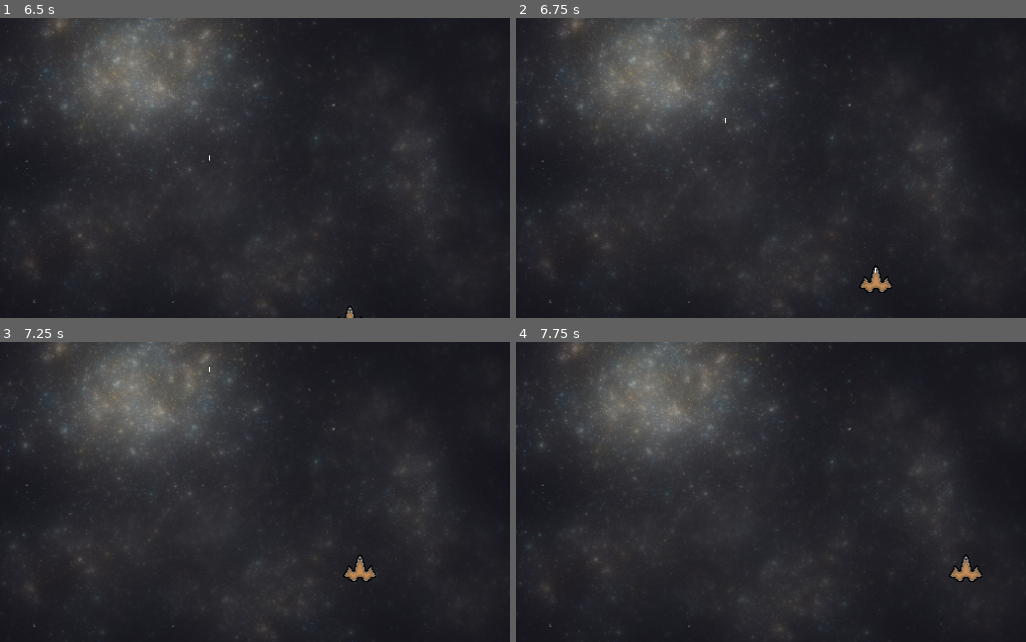
Above: before the commit, frames 1-4 (two rows, left to right).
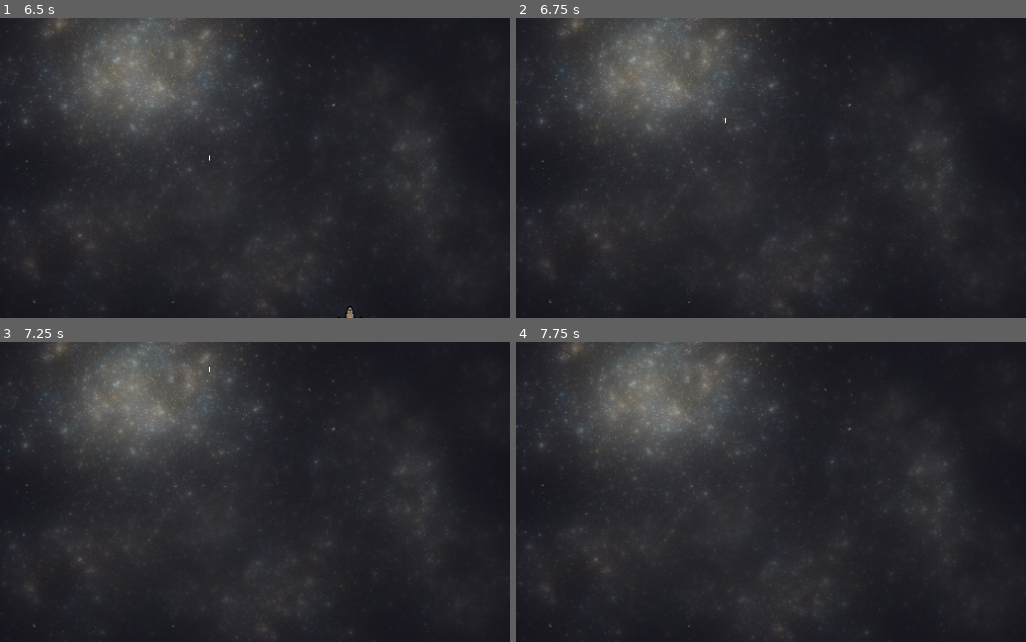
Above: after the commit, the same moments.

Repository: Pablo-Arevalo-Escobar/space_invaders
Game: Godot game, scene res://game.tscn
Same seed, same stepped clock (60 frames per second), same inputs: the game is played once before the commit and once after it.
Inputs:
- Up to frame 1 (6.5 s): tap Enter at 0.5, 3.5 s; hold D (move_right) 0.53-1.28 s; hold Space (shoot) 0.53-1.28 s; hold S (move_down) 1.28-2.03 s; tap K (spawn) every 1.5 s from 1.35 to 5.85 s; hold D (move_right) 2.03-2.78 s; hold Space (shoot) 2.03-2.78 s; hold W (move_up) 2.78-3.53 s; hold Space (shoot) 3.53-4.28 s; hold A (move_left) 3.53-5.03 s; hold S (move_down) 5.03-5.78 s; hold Space (shoot) 5.03-5.78 s; hold D (move_right) from 5.78 s (still down)
- Up to frame 2 (6.75 s): release D (move_right) at 6.53 s; hold W (move_up) from 6.53 s (still down); hold Space (shoot) from 6.53 s (still down)
- Up to frame 3 (7.25 s): keep holding W (move_up); keep holding Space (shoot)
- Up to frame 4 (7.75 s): tap Enter at 7.25 s; release W (move_up) at 7.28 s; release Space (shoot) at 7.28 s; hold D (move_right) from 7.28 s (still down); tap K (spawn) at 7.35 s

Frame 1 is identical in both runs. In frame 2, 0.3% of the frame differs, in the area x 67-74%, y 82-92%; in frame 3, 0.3%; in frame 4, 0.3%.

Commit message:
Add files via upload

Diff:
--- a/game.tscn
+++ b/game.tscn
@@ -6,6 +6,10 @@
 [ext_resource path="res://art/background.png" type="Texture" id=4]
 
 [sub_resource type="RectangleShape2D" id=1]
+extents = Vector2( 5, 5.75 )
+
+[sub_resource type="RectangleShape2D" id=2]
+extents = Vector2( 13.5, 6.5 )
 
 [node name="game" type="Node2D" groups=["Enemies"]]
 script = ExtResource( 3 )
@@ -19,9 +23,8 @@
 position = Vector2( 250, 200 )
 script = ExtResource( 1 )
 
-[node name="CollisionShape2D" type="CollisionShape2D" parent="Player"]
-visible = false
-position = Vector2( 500, 500 )
+[node name="CollisionVertical" type="CollisionShape2D" parent="Player"]
+position = Vector2( 0, -5.75 )
 shape = SubResource( 1 )
 
 [node name="Sprite" type="Sprite" parent="Player"]
@@ -31,5 +34,9 @@
 wait_time = 0.5
 one_shot = true
 
+[node name="CollisionHorizontal" type="CollisionShape2D" parent="Player"]
+position = Vector2( 0.5, 7 )
+shape = SubResource( 2 )
+
 [connection signal="area_entered" from="Player" to="Player" method="_on_Player_area_entered"]
 [connection signal="playerReady" from="Player" to="." method="_on_Player_playerReady"]
Not shown: 1 places in game.tscn that only renumber resources
